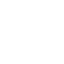
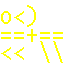
Layers edited between the first and the second 64×64 image:
removed layer ">\" over [17,39,47,60]
removed layer "</> 拷贝 2" over [4,5,60,39]
renamed "</>" to "o<) ==+== << \\", showed it, painted on it over [1,5,63,63]
